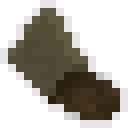
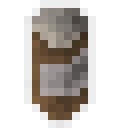
Before/after of a w=128, h=128 layered artwork. What changed in the layer stack:
added layer "icon_pills" above "icon_sugar" over [24, 0, 96, 128]
hid "icon_sugar" over [0, 0, 128, 128]
